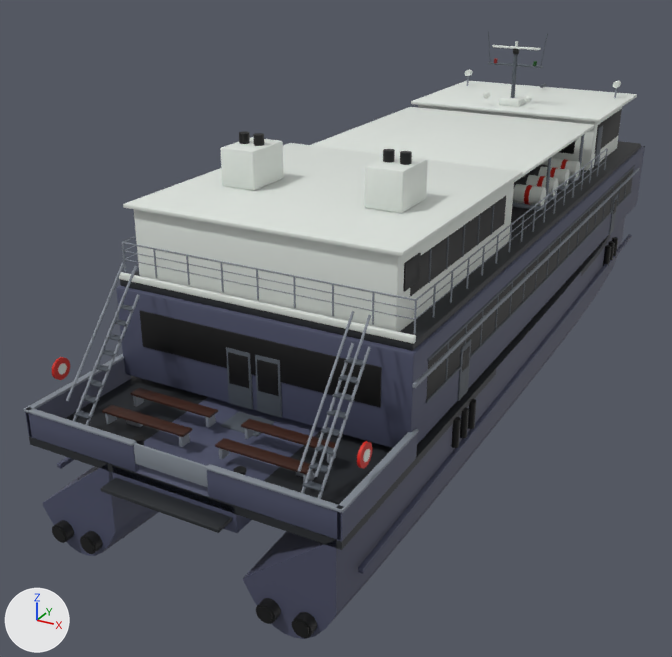
A saved change to the glTF model app/public/sf-assets/vehicles/SF_Bay_Ferry.glb.
The view is the same before and after, from a 50 mm lens placed at (15.7, -38.5, 18.0), pointed at (-3.2, -4.1, 0.8). Lighting does not change. The marker at lower left points along +X, +Y and +Z. The older version comes first. Vertices at exactly the same position are counted once.

The first picture shows 'sf_bay_ferry'.
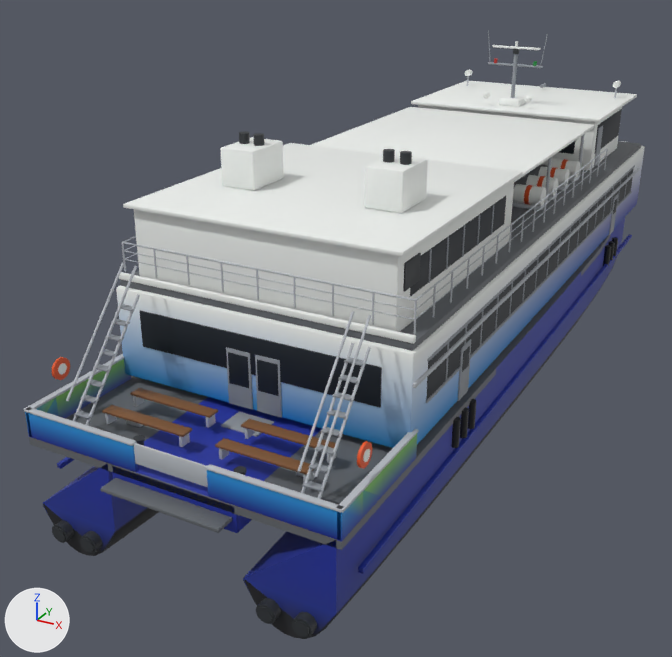
What differs and where, as boxes [x1, y1, x2, y2] in the pictures (672 x 657 px):
'sf_bay_ferry', recoloured
    both: [24, 31, 645, 639]
part 1 of me_hull_p, recoloured
    both: [25, 141, 645, 636]
part 2 of me_hull_p, recoloured
    both: [43, 243, 622, 639]

Diff of the bpy script that builds the scene:
```diff
--- a/app/public/sf-assets/vehicles/SF_Bay_Ferry.glb.py
+++ b/app/public/sf-assets/vehicles/SF_Bay_Ferry.glb.py
@@ mat_toy_ferry_deckgrey @@
 n0 = _N.new('ShaderNodeBsdfPrincipled'); n0.name = 'Principled BSDF'
 n1 = _N.new('ShaderNodeOutputMaterial'); n1.name = 'Material Output'
-n2 = _N.new('ShaderNodeMix'); n2.name = 'Mix'
-n2.data_type = 'RGBA'
-n2.blend_type = 'MULTIPLY'
-n2.inputs[0].default_value = 1.0  # 'Factor'
-n2.inputs[7].default_value = (0.125, 0.136, 0.15, 1.0)  # 'B', dark grey #63676c
 n3 = _N.new('ShaderNodeVertexColor'); n3.name = 'Color Attribute'
 _L.new(n0.outputs[0], n1.inputs[0])  # 'BSDF' to 'Surface'
-_L.new(n2.outputs[2], n0.inputs[0])  # 'Result' to 'Base Color'
-_L.new(n3.outputs[0], n2.inputs[6])  # 'Color' to 'A'
+_L.new(n3.outputs[0], n0.inputs[0])  # 'Color' to 'Base Color'
@@ mat_toy_ferry_steel @@
 n0 = _N.new('ShaderNodeBsdfPrincipled'); n0.name = 'Principled BSDF'
 n1 = _N.new('ShaderNodeOutputMaterial'); n1.name = 'Material Output'
-n2 = _N.new('ShaderNodeMix'); n2.name = 'Mix'
-n2.data_type = 'RGBA'
-n2.blend_type = 'MULTIPLY'
-n2.inputs[0].default_value = 1.0  # 'Factor'
-n2.inputs[7].default_value = (0.474, 0.503, 0.539, 1.0)  # 'B', light grey #b7bcc2
 n3 = _N.new('ShaderNodeVertexColor'); n3.name = 'Color Attribute'
 _L.new(n0.outputs[0], n1.inputs[0])  # 'BSDF' to 'Surface'
-_L.new(n2.outputs[2], n0.inputs[0])  # 'Result' to 'Base Color'
-_L.new(n3.outputs[0], n2.inputs[6])  # 'Color' to 'A'
+_L.new(n3.outputs[0], n0.inputs[0])  # 'Color' to 'Base Color'
@@ mat_toy_ferry_alumdull @@
 n0 = _N.new('ShaderNodeBsdfPrincipled'); n0.name = 'Principled BSDF'
 n1 = _N.new('ShaderNodeOutputMaterial'); n1.name = 'Material Output'
-n2 = _N.new('ShaderNodeMix'); n2.name = 'Mix'
-n2.data_type = 'RGBA'
-n2.blend_type = 'MULTIPLY'
-n2.inputs[0].default_value = 1.0  # 'Factor'
-n2.inputs[7].default_value = (0.275, 0.301, 0.332, 1.0)  # 'B', grey #8f959c
 n3 = _N.new('ShaderNodeVertexColor'); n3.name = 'Color Attribute'
 _L.new(n0.outputs[0], n1.inputs[0])  # 'BSDF' to 'Surface'
-_L.new(n2.outputs[2], n0.inputs[0])  # 'Result' to 'Base Color'
-_L.new(n3.outputs[0], n2.inputs[6])  # 'Color' to 'A'
+_L.new(n3.outputs[0], n0.inputs[0])  # 'Color' to 'Base Color'
@@ mat_toy_ferry_teak @@
 n0 = _N.new('ShaderNodeBsdfPrincipled'); n0.name = 'Principled BSDF'
 n1 = _N.new('ShaderNodeOutputMaterial'); n1.name = 'Material Output'
-n2 = _N.new('ShaderNodeMix'); n2.name = 'Mix'
-n2.data_type = 'RGBA'
-n2.blend_type = 'MULTIPLY'
-n2.inputs[0].default_value = 1.0  # 'Factor'
-n2.inputs[7].default_value = (0.195, 0.0844, 0.0296, 1.0)  # 'B', brown #7a5230
 n3 = _N.new('ShaderNodeVertexColor'); n3.name = 'Color Attribute'
 _L.new(n0.outputs[0], n1.inputs[0])  # 'BSDF' to 'Surface'
-_L.new(n2.outputs[2], n0.inputs[0])  # 'Result' to 'Base Color'
-_L.new(n3.outputs[0], n2.inputs[6])  # 'Color' to 'A'
+_L.new(n3.outputs[0], n0.inputs[0])  # 'Color' to 'Base Color'
@@ me_hull_p @@
 me_hull_p.from_pydata(...)  # 13948 vertices, 27224 faces; spans x -6.0..6.0, y -20.9..20.9, z -1.9..12.8
 # used by ob_sf_bay_ferry; location = (0.0, 0.0, 0.0)
+# me_hull_p part 1: 1386 faces centred in x -5.8..6.0, y -20.1..20.9, z -0.3..6.3 are repainted in the vertex colours; the middle colour goes from dark blue #4a4e66 to blue #1c2e9c
+# me_hull_p part 2: 486 faces centred in x -5.8..5.8, y -20.1..18.2, z -1.9..3.5 are repainted in the vertex colours; the middle colour goes from dark blue #4a4d65 to black #26262a
 me_hull_p.materials.append(mat_toy_ferry_livery)
```
